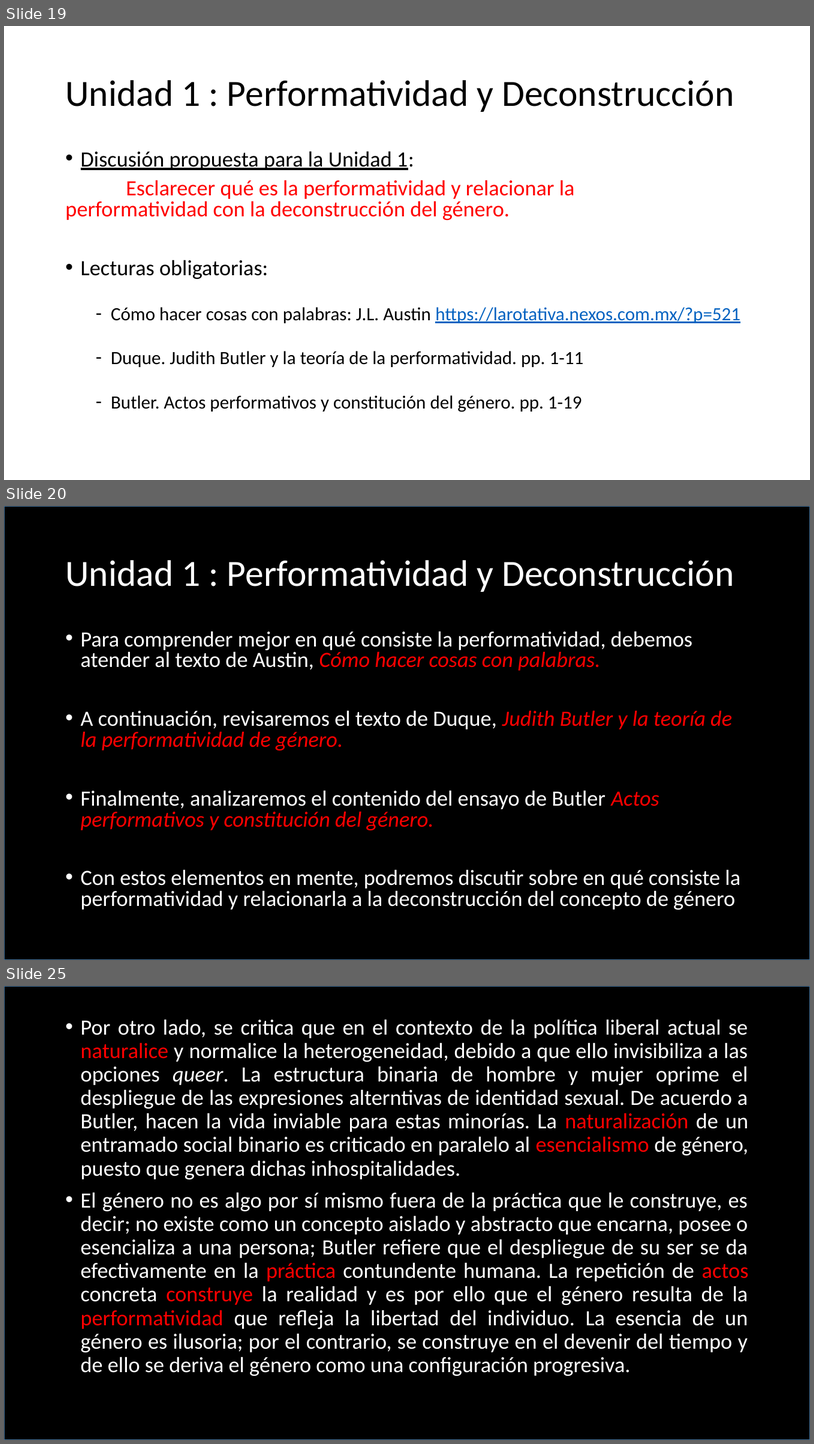
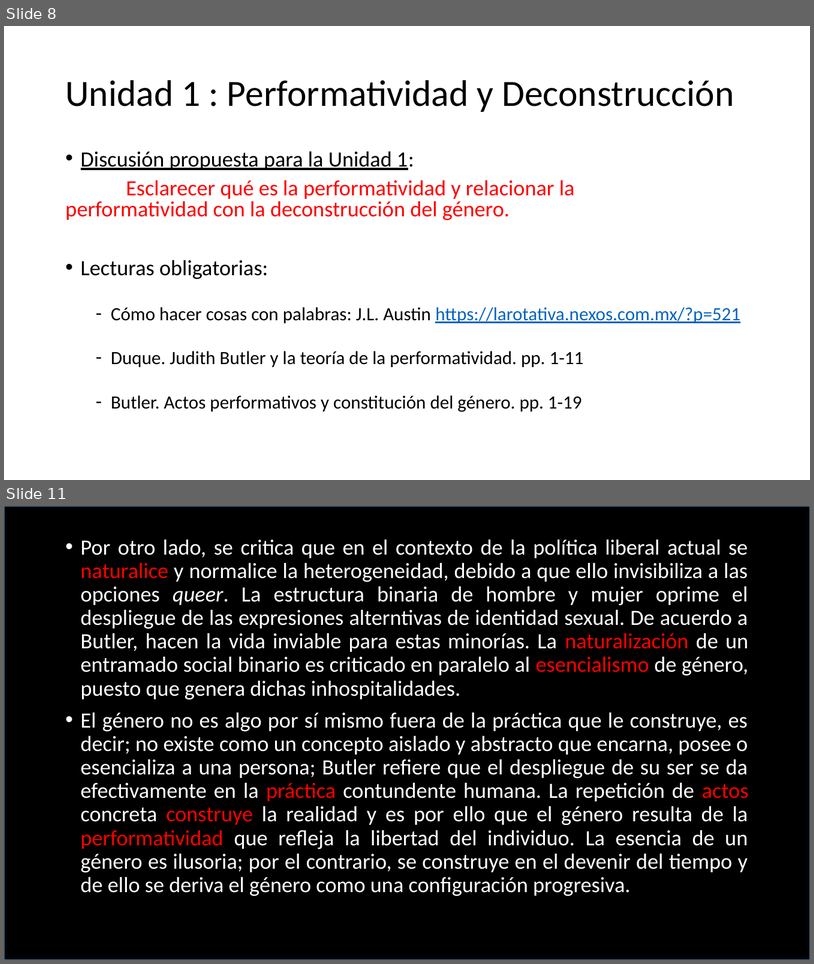
Before and after one commit to zaboltar/zaboltar.github.io, a slide deck: assets uarm/2019 sol-penscri-justfilpol/Documentos para S E B/Judith Butler-Resumen.pptx. Shown one above the other, each under a label of ours: slides 19, 20 and 25 before the commit, slides 8 and 11 after it; the slides between them are not shown. The pictures are 814x1444 and 814x964 pixels, drawn with LibreOffice and Linux fonts; fonts in the diff are those of the drawing. Boxes give left, top, right and bottom in pixels: in the first picture for what was removed or moved away, otherwise in the second. Text is boxed around its words. In the diff, an @@ line names an element or a change of style, - is before the commit and + after.

```diff
--- a/assets uarm/2019 sol-penscri-justfilpol/Documentos para S E B/Judith Butler-Resumen.pptx
+++ b/assets uarm/2019 sol-penscri-justfilpol/Documentos para S E B/Judith Butler-Resumen.pptx
@@ slide 20 removed at [4, 506, 810, 960], background #FFFFFF @@
@@ rectangle removed at [4, 506, 810, 960] @@
@@ title removed at [65, 560, 735, 592] @@
-Unidad 1 : Performatividad y Deconstrucción
@@ text removed at [81, 631, 741, 910] @@
-• Para comprender mejor en qué consiste la performatividad, debemos atender al texto de Austin, Cómo hacer cosas con palabras.
-• A continuación, revisaremos el texto de Duque, Judith Butler y la teoría de la performatividad de género.
-• Finalmente, analizaremos el contenido del ensayo de Butler Actos performativos y constitución del género.
-• Con estos elementos en mente, podremos discutir sobre en qué consiste la performatividad y relacionarla a la deconstrucción del concepto de género.
@@ what was slide 19 is now slide 8 @@
@@ what was slide 25 is now slide 11 @@
```
Also in this commit, not shown: 6 slides changed, 15 other slides removed, 10 other files.
